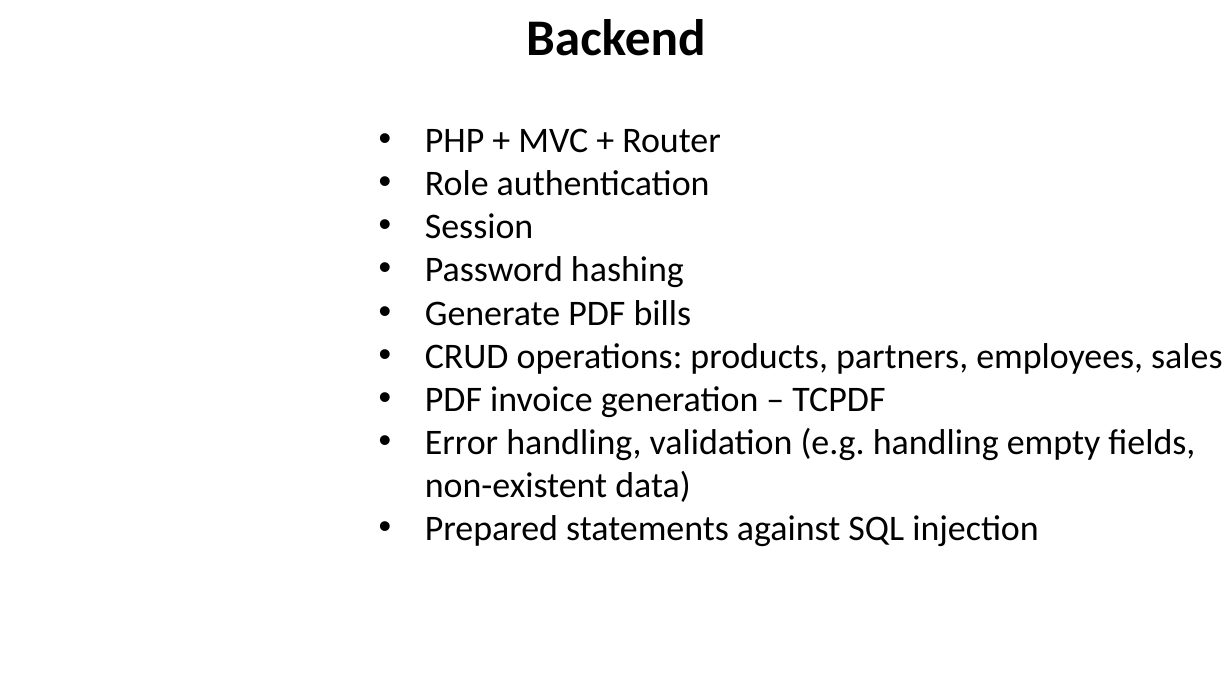
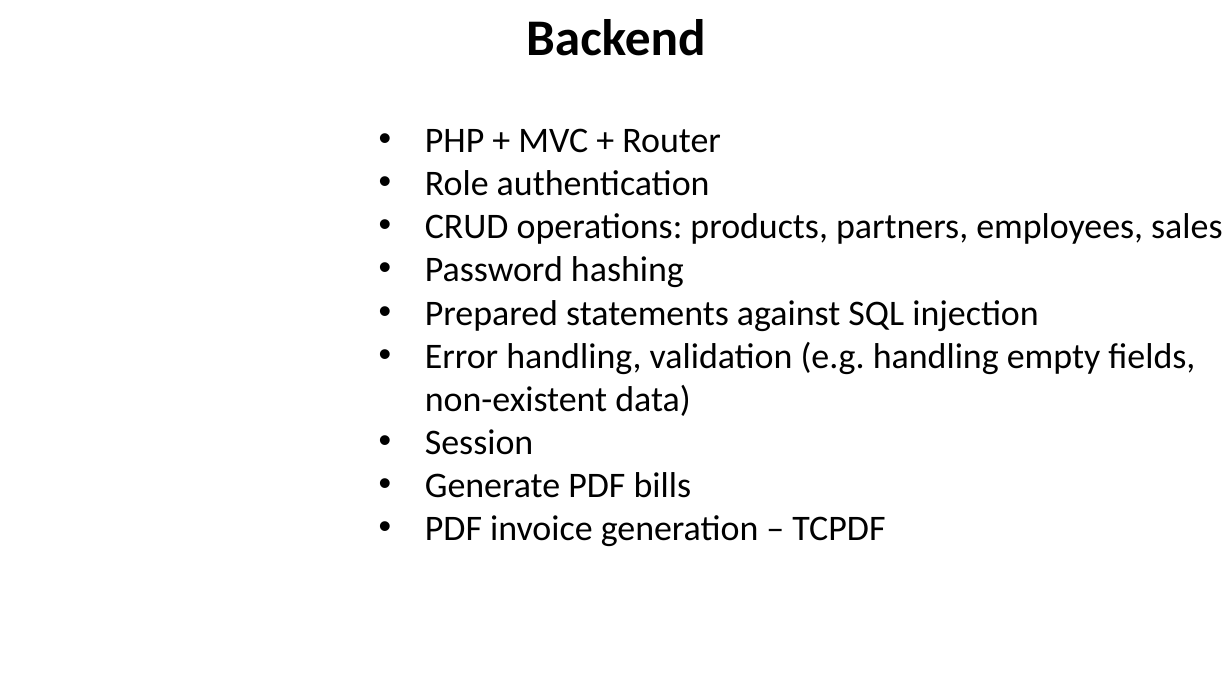
Before and after one commit to baczur-zsolt/serpa, a slide deck: slide 8 of Vizsgaremek.pptx. Drawn at 1232x693 pixels with LibreOffice and Linux fonts; fonts in the diff are those of the drawing; background and template pictures are left out. Boxes give left, top, right and bottom in pixels: in the first picture for what was removed or moved away, otherwise in the second. Text is boxed around its words. In the diff, an @@ line names an element or a change of style, - is before the commit and + after.

Commit message:
ppt changes

```diff
--- a/Vizsgaremek.pptx
+++ b/Vizsgaremek.pptx
@@ text at [425, 213, 1222, 416]: paragraphs added @@
+• CRUD operations: products, partners, employees, sales
+• Password hashing
+• Prepared statements against SQL injection
+• Error handling, validation (e.g. handling empty fields, non-existent data)
@@ text at [425, 343, 1222, 374]: paragraph removed @@
-• CRUD operations: products, partners, employees, sales
@@ text at [425, 428, 1195, 546]: paragraphs removed @@
-• Error handling, validation (e.g. handling empty fields, non-existent data)
-• Prepared statements against SQL injection
```
